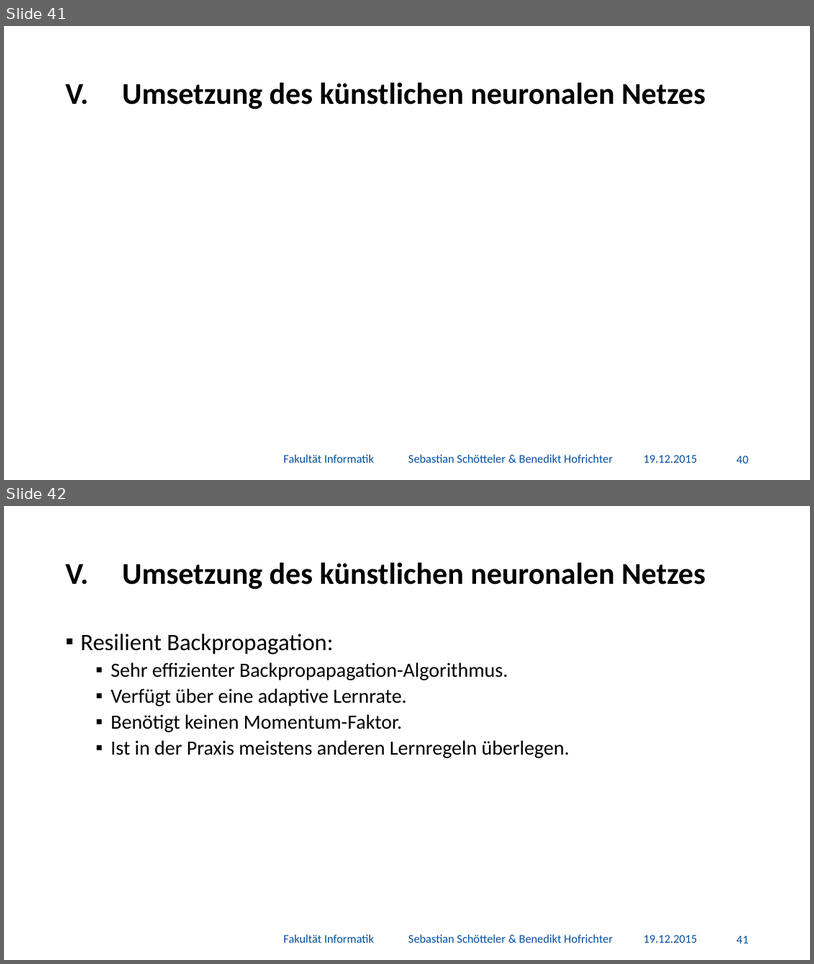
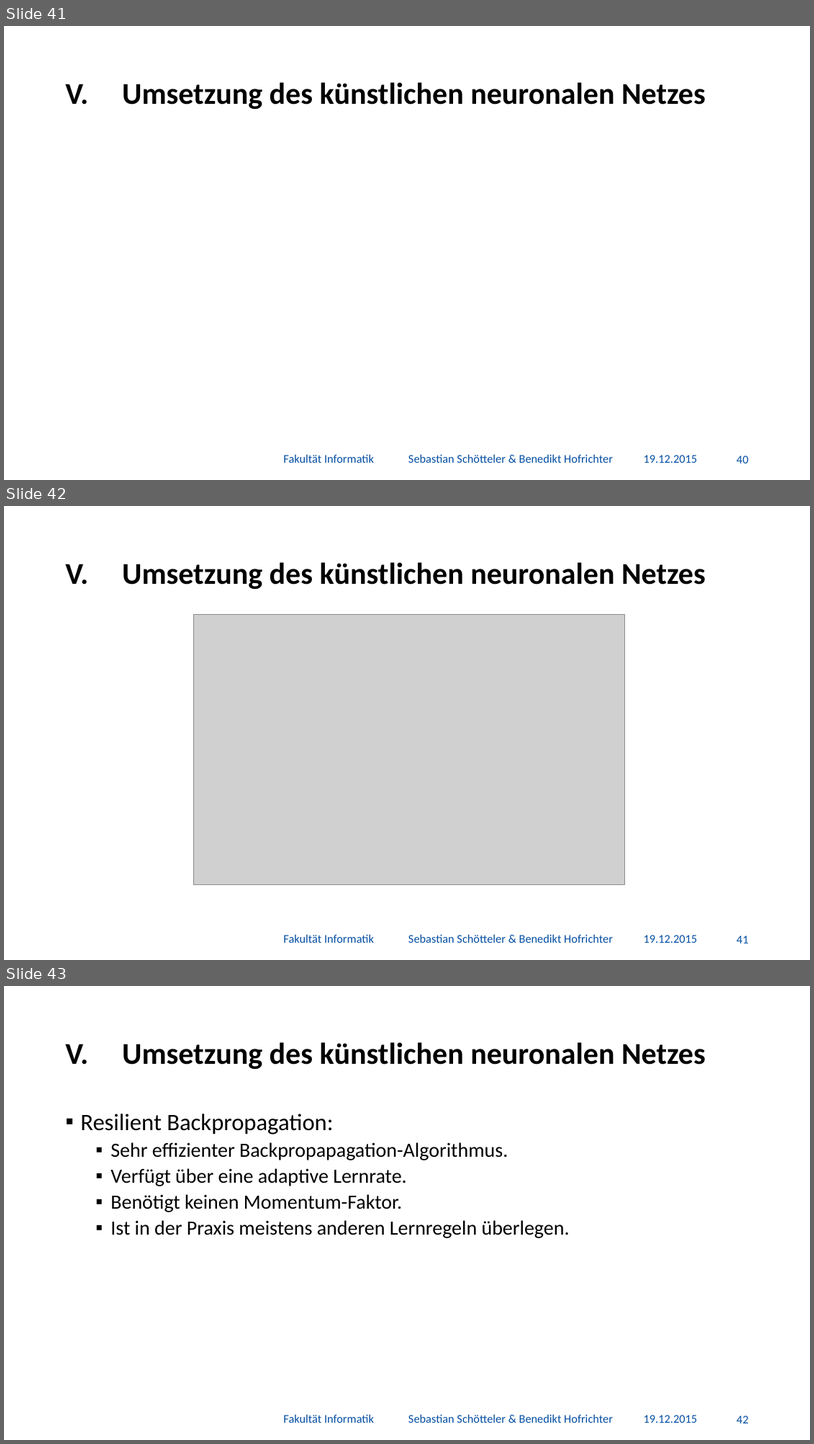
Before and after one commit to BenediktGitGit/soco15, a slide deck: 3b_Vortrag/Präsentation.pptx. Shown one above the other, each under a label of ours: slides 41 and 42 before the commit, slides 41, 42 and 43 after it. The pictures are 814x964 and 814x1444 pixels, drawn with LibreOffice and Linux fonts; fonts in the diff are those of the drawing; grey boxes stand for pictures; background and template pictures are left out. Boxes give left, top, right and bottom in pixels: in the first picture for what was removed or moved away, otherwise in the second. Text is boxed around its words. In the diff, an @@ line names an element or a change of style, - is before the commit and + after.

```diff
--- a/3b_Vortrag/Präsentation.pptx
+++ b/3b_Vortrag/Präsentation.pptx
@@ slide 42 added at [4,506,810,960], background #FFFFFF @@
@@ title added at [122,562,706,589], 36 pt, text #000000, bold @@
+V. Umsetzung des künstlichen neuronalen Netzes
@@ picture added at [193,614,625,885] @@
@@ text added at [283,934,613,942], 14 pt, text #034DA2 @@
+Fakultät Informatik Sebastian Schötteler & Benedikt Hofrichter
@@ text added at [644,934,697,942], 14 pt, text #034DA2 @@
+19.12.2015
@@ page number added at [737,935,749,943], 14 pt, text #034DA2 @@
+41
@@ what was slide 42 is now slide 43 @@
@@ page number at [737,1415,749,1423]: text changed @@
-41
+42
```
Also in this commit, not shown: 17 other files.
